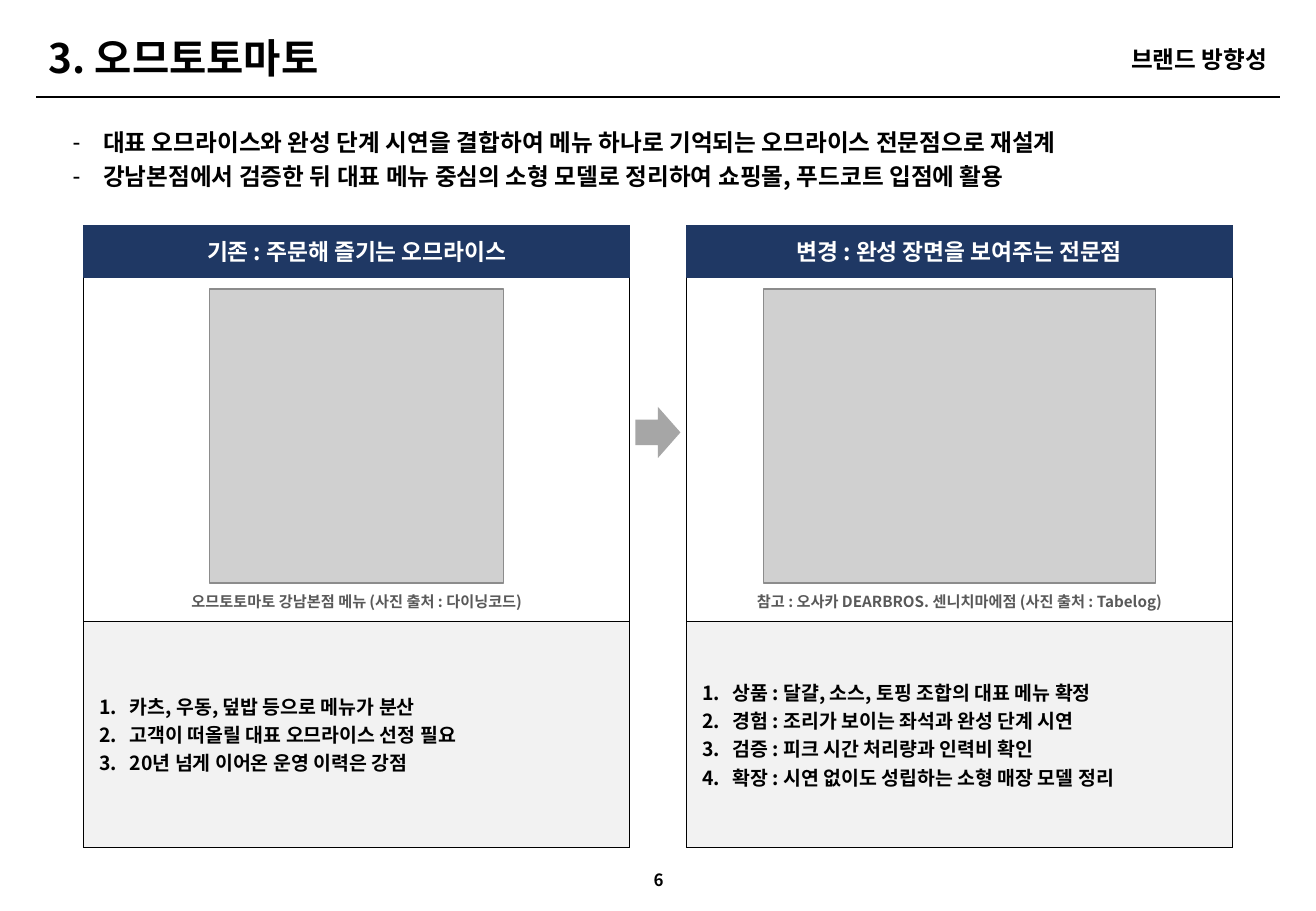
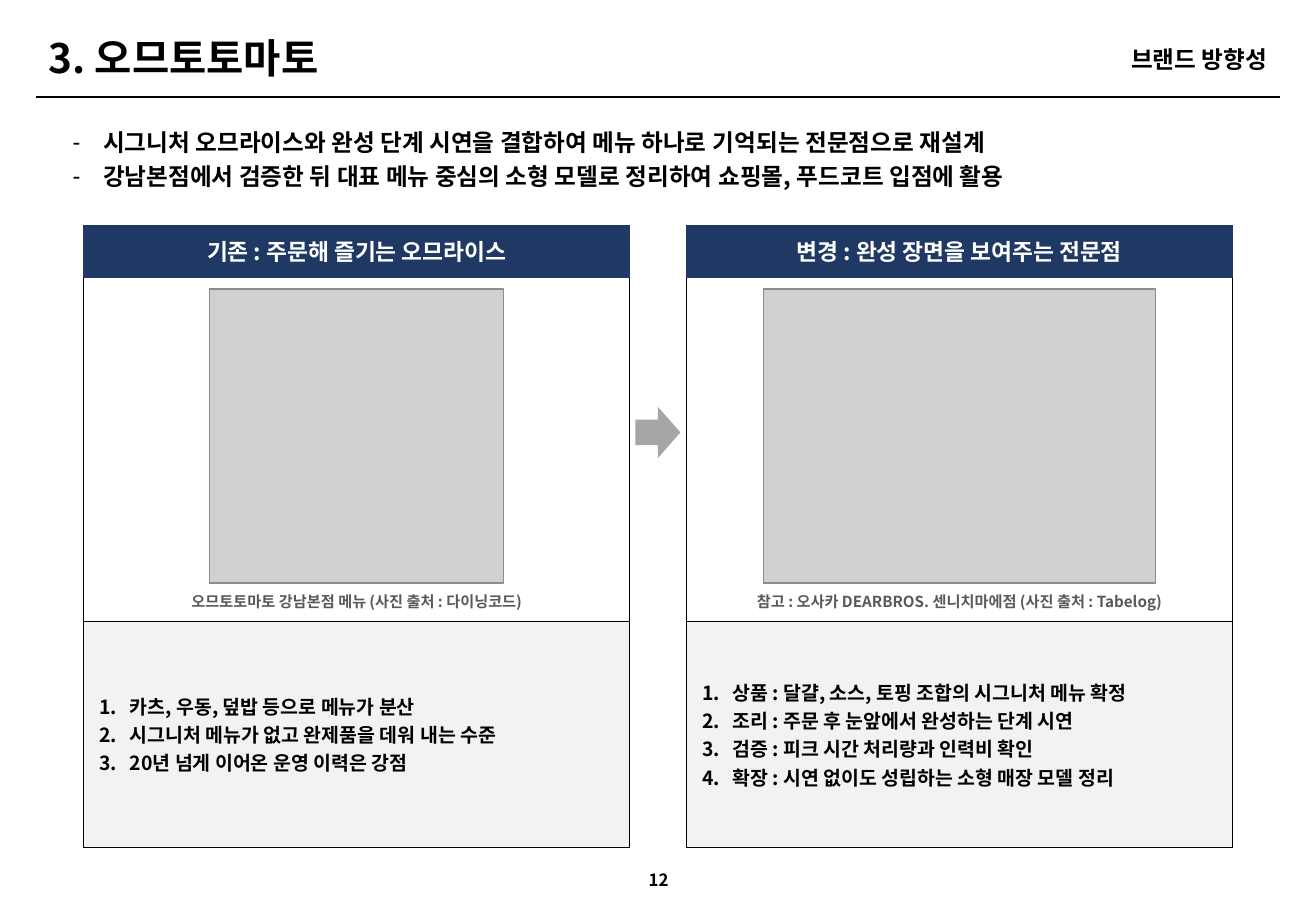
Before and after one commit to grandnim-wq/Claude, a slide deck: slide 12 of 아모제_3개브랜드_개선전략_최종.pptx (slide 6 before the commit). Drawn at 1316x911 pixels with LibreOffice and Linux fonts; fonts in the diff are those of the drawing; grey boxes stand for pictures. Boxes give left, top, right and bottom in pixels: in the first picture for what was removed or moved away, otherwise in the second. Text is boxed around its words. In the diff, an @@ line names an element or a change of style, - is before the commit and + after.

```diff
--- a/아모제_3개브랜드_개선전략_최종.pptx
+++ b/아모제_3개브랜드_개선전략_최종.pptx
@@ text at [103,131,985,153]: text changed @@
-– 대표 오므라이스와 완성 단계 시연을 결합하여 메뉴 하나로 기억되는 오므라이스 전문점으로 재설계
+– 시그니처 오므라이스와 완성 단계 시연을 결합하여 메뉴 하나로 기억되는 전문점으로 재설계
@@ text at [732,683,1127,730]: text changed @@
-1. 상품 : 달걀, 소스, 토핑 조합의 대표 메뉴 확정
-2. 경험 : 조리가 보이는 좌석과 완성 단계 시연
+1. 상품 : 달걀, 소스, 토핑 조합의 시그니처 메뉴 확정
+2. 조리 : 주문 후 눈앞에서 완성하는 단계 시연
@@ text at [130,725,496,744]: text changed @@
-2. 고객이 떠올릴 대표 오므라이스 선정 필요
+2. 시그니처 메뉴가 없고 완제품을 데워 내는 수준
@@ text at [649,873,669,886]: text changed @@
-6
+12
```
Also in this commit, not shown: 8 other slides changed, 10 slides added.
